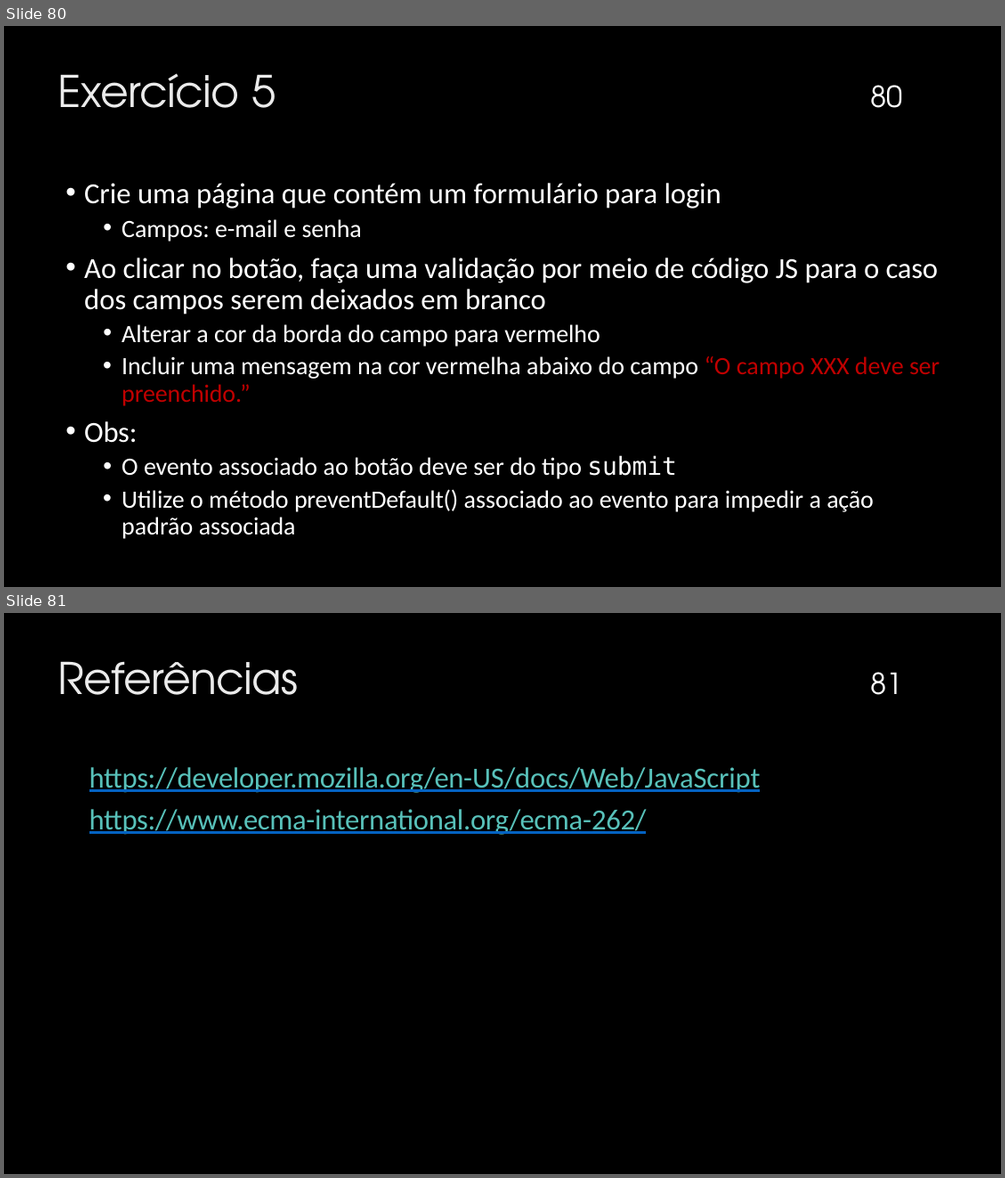
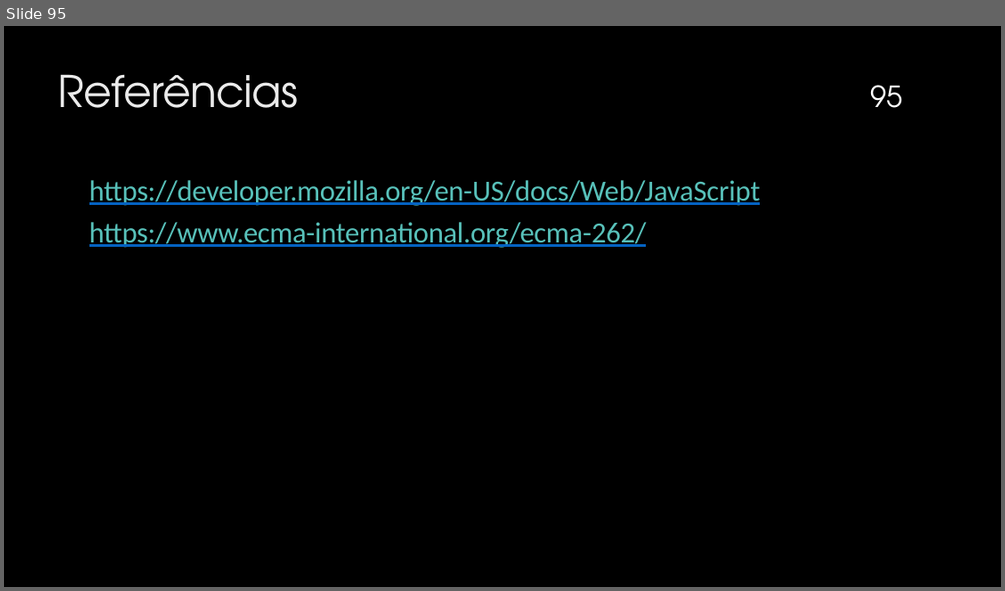
Before and after one commit to mizaelcarlos/Infonet---3-Ano-2025, a slide deck: Programação Client-Side/JavaScript.pptx. Shown one above the other, each under a label of ours: slides 80 and 81 before the commit, slide 95 after it. The pictures are 1005x1178 and 1005x591 pixels, drawn with LibreOffice and Linux fonts; fonts in the diff are those of the drawing; background and template pictures are left out. Boxes give left, top, right and bottom in pixels: in the first picture for what was removed or moved away, otherwise in the second. Text is boxed around its words. In the diff, an @@ line names an element or a change of style, - is before the commit and + after.

Commit message:
eventos mouse

```diff
--- a/Programação Client-Side/JavaScript.pptx
+++ b/Programação Client-Side/JavaScript.pptx
@@ slide 80 removed at (4, 26, 1001, 587), background picture (left out) @@
@@ title removed at (58, 73, 275, 108) @@
-Exercício 5
@@ page number removed at (870, 85, 902, 108) @@
-80
@@ text removed at (84, 183, 939, 539) @@
-• Crie uma página que contém um formulário para login
-  • Campos: e-mail e senha
-• Ao clicar no botão, faça uma validação por meio de código JS para o caso dos campos serem deixados em branco
-  • Alterar a cor da borda do campo para vermelho
-  • Incluir uma mensagem na cor vermelha abaixo do campo “O campo XXX deve ser preenchido.”
-• Obs:
-  • O evento associado ao botão deve ser do tipo submit
-  • Utilize o método preventDefault() associado ao evento para impedir a ação padrão associada
@@ what was slide 81 is now slide 95 @@
@@ page number at (870, 85, 902, 108): text changed @@
-81
+95
```
Also in this commit, not shown: 17 slides added, 2 other slides removed, 16 other files.
